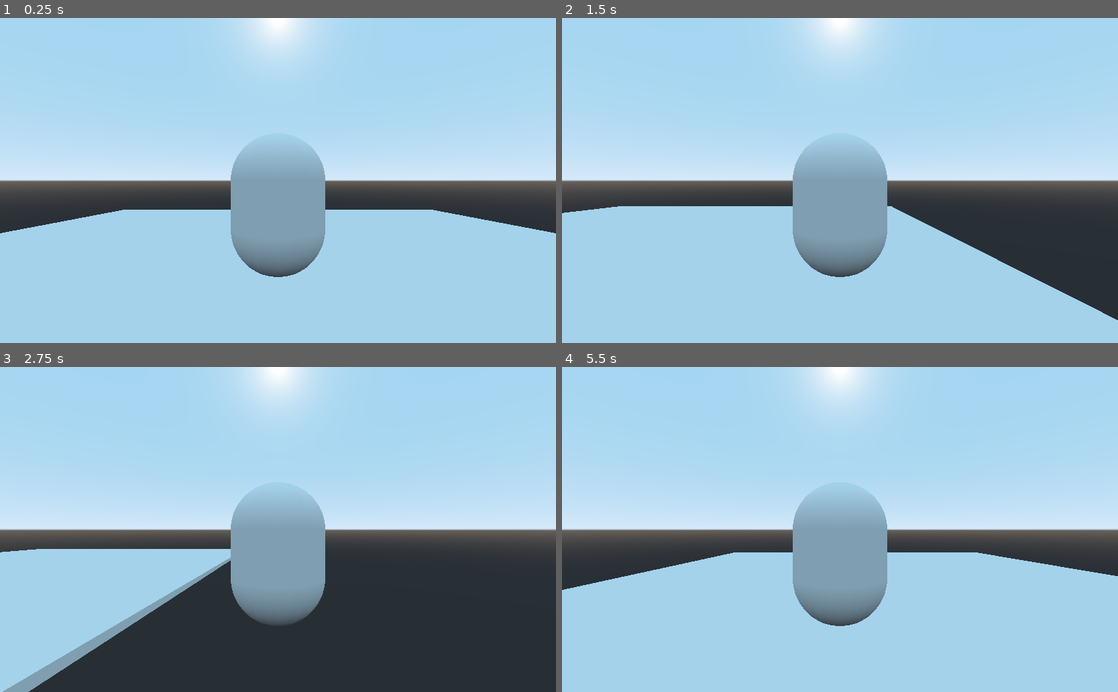
Above: before the commit, frames 1-4 (two rows, left to right).
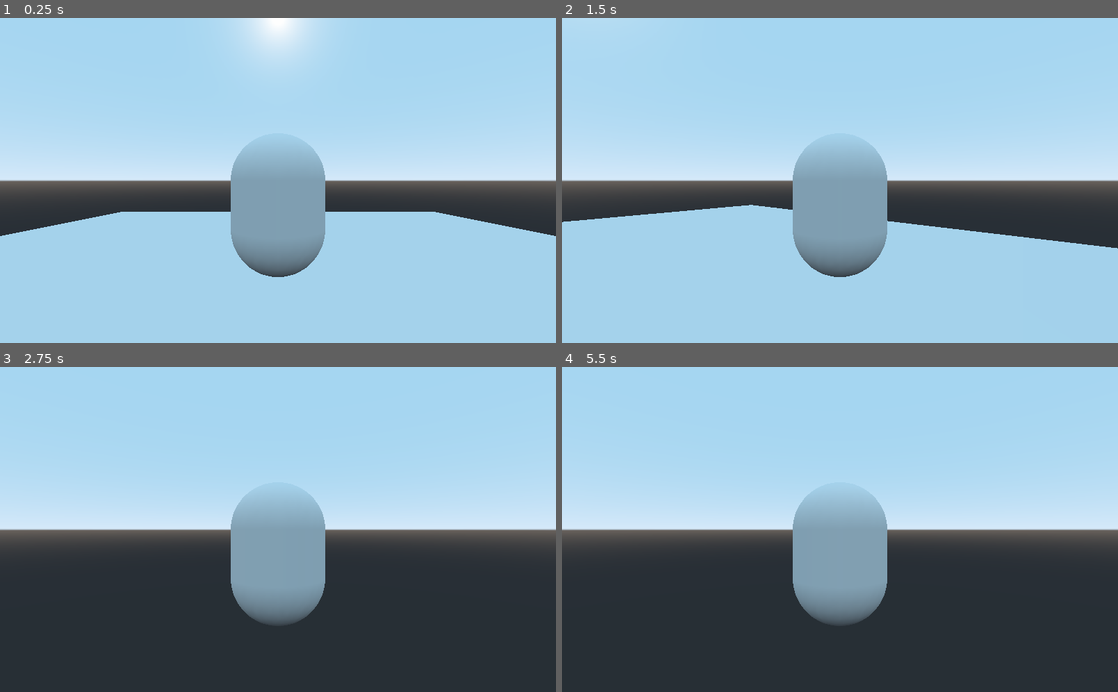
Above: after the commit, the same moments.

Repository: neofre10/Sus
Game: Godot game, scene res://Scenes/Test_Room_3D.tscn
Same seed, same stepped clock (60 frames per second), same inputs: the game is played once before the commit and once after it.
Inputs (mouse positions are in pixels of both pictures, inside the frame that each line leads up to):
- Up to frame 1 (0.25 s): no input
- Up to frame 2 (1.5 s): tap Enter at 0.5 s; move the mouse to (962, 164) at 0.52 s; hold Right (ui_right) 0.53-1.28 s; hold E (ui_e, bound only after the commit) 0.53-1.28 s; tap Q (ui_q, bound only after the commit) at 0.8, 1.35 s; move the mouse to (728, 196) at 1.27 s; hold Down (ui_down) from 1.28 s (still down)
- Up to frame 3 (2.75 s): tap E (ui_e, bound only after the commit) at 1.55 s; move the mouse to (333, 458) at 2.02 s; release Down (ui_down) at 2.03 s; hold Right (ui_right) from 2.03 s (still down); hold E (ui_e, bound only after the commit) from 2.03 s (still down); tap Q (ui_q, bound only after the commit) at 2.3 s
- Up to frame 4 (5.5 s): move the mouse to (812, 594) at 2.77 s; release Right (ui_right) at 2.78 s; release E (ui_e, bound only after the commit) at 2.78 s; hold Up (ui_up) 2.78-3.53 s; tap Q (ui_q, bound only after the commit) at 2.85, 3.8, 4.35, 5.3 s; tap E (ui_e, bound only after the commit) at 3.05, 4.55 s; move the mouse to (1006, 578) at 3.52 s; hold E (ui_e, bound only after the commit) 3.53-4.28 s; hold Left (ui_left) 3.53-5.03 s; move the mouse to (673, 480) at 4.27 s; move the mouse to (867, 529) at 5.02 s; hold Down (ui_down) from 5.03 s (still down); hold E (ui_e, bound only after the commit) from 5.03 s (still down)

The runs differ from the first frame. In frame 1, 0.6% of the frame differs, in the area x 0-100%, y 58-80%; in frame 2, 6.2%; in frame 3, 12%; in frame 4, 39%, in the area x 0-100%, y 0-100%.

Commit message:
Cycle 2 Day 5
Added jumping mechanic and gravity
Added rotation

Diff:
--- a/Project Overture/Scenes/Test_Room_3D.tscn
+++ b/Project Overture/Scenes/Test_Room_3D.tscn
@@ -1,9 +1,11 @@
-[gd_scene load_steps=4 format=2]
+[gd_scene load_steps=5 format=2]
 
 [ext_resource path="res://Player/Player.tscn" type="PackedScene" id=1]
 [ext_resource path="res://Player/Camera_Gimbal.tscn" type="PackedScene" id=2]
 
 [sub_resource type="CubeMesh" id=1]
+
+[sub_resource type="BoxShape" id=2]
 
 [node name="Node" type="Node"]
 
@@ -12,6 +14,13 @@
 mesh = SubResource( 1 )
 material/0 = null
 
+[node name="StaticBody" type="StaticBody" parent="MeshInstance"]
+transform = Transform( 0.1, 0, 0, 0, 10, 0, 0, 0, 0.1, 0, 0, 0 )
+
+[node name="CollisionShape" type="CollisionShape" parent="MeshInstance/StaticBody"]
+transform = Transform( 10, 0, 0, 0, 0.1, 0, 0, 0, 10, 0, 0, 0 )
+shape = SubResource( 2 )
+
 [node name="Spatial" parent="." instance=ExtResource( 1 )]
 
 [node name="Camera_Gimbal" parent="Spatial" instance=ExtResource( 2 )]
--- a/Project Overture/Scripts/Player.gd
+++ b/Project Overture/Scripts/Player.gd
@@ -1,9 +1,13 @@
 extends KinematicBody
 
-export var gravity = 9.81
+export var gravity = 0.5
 export var speed = 1
 export var acceleration = 0.5
 export var max_speed = 10
+export var rotate_speed = PI/4
+export var rotate_accel = 2
+export var falling = Vector3()
+
 # Declare member variables here. Examples:
 # var a = 2
 # var b = "text"
@@ -19,6 +23,10 @@
 		0,
 		-int(Input.is_action_pressed("ui_up")) + int(Input.is_action_pressed("ui_down"))
 	)
+	if Input.is_action_pressed("ui_q"):
+		rotate_y(deg2rad(rotate_speed * rotate_accel))
+	elif Input.is_action_pressed("ui_e"):
+		rotate_y(deg2rad(rotate_speed * -rotate_accel))
 	input = input.normalized()
 	return input
 # Called when the node enters the scene tree for the first time.
@@ -32,6 +40,10 @@
 		if speed > max_speed:
 			speed = max_speed
 
+	falling -= Vector3(0,gravity,0)
+	move_and_slide(falling)
+	if is_on_floor():
+		falling = Vector3.ZERO
 
 	var fwd = Vector3(global_transform.basis.z) * input.z * speed
 	var strafe = Vector3(global_transform.basis.x) * input.x * speed
@@ -39,6 +51,8 @@
 	move_and_slide(fwd)
 	move_and_slide(strafe)
 
+	print(falling)
+
 # Called every frame. 'delta' is the elapsed time since the previous frame.
 #func _process(delta):
 #	pass
--- a/Project Overture/project.godot
+++ b/Project Overture/project.godot
@@ -84,6 +84,16 @@
 "events": [ Object(InputEventKey,"resource_local_to_scene":false,"resource_name":"","device":0,"alt":false,"shift":false,"control":false,"meta":false,"command":false,"pressed":false,"scancode":68,"unicode":0,"echo":false,"script":null)
  ]
 }
+ui_q={
+"deadzone": 0.5,
+"events": [ Object(InputEventKey,"resource_local_to_scene":false,"resource_name":"","device":0,"alt":false,"shift":false,"control":false,"meta":false,"command":false,"pressed":false,"scancode":81,"unicode":0,"echo":false,"script":null)
+ ]
+}
+ui_e={
+"deadzone": 0.5,
+"events": [ Object(InputEventKey,"resource_local_to_scene":false,"resource_name":"","device":0,"alt":false,"shift":false,"control":false,"meta":false,"command":false,"pressed":false,"scancode":69,"unicode":0,"echo":false,"script":null)
+ ]
+}
 
 [rendering]
 
